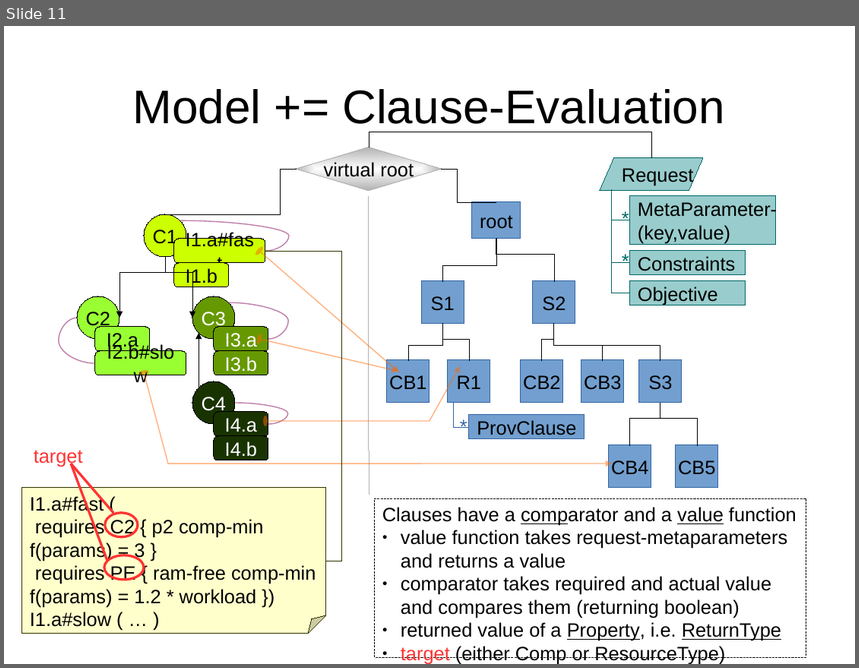
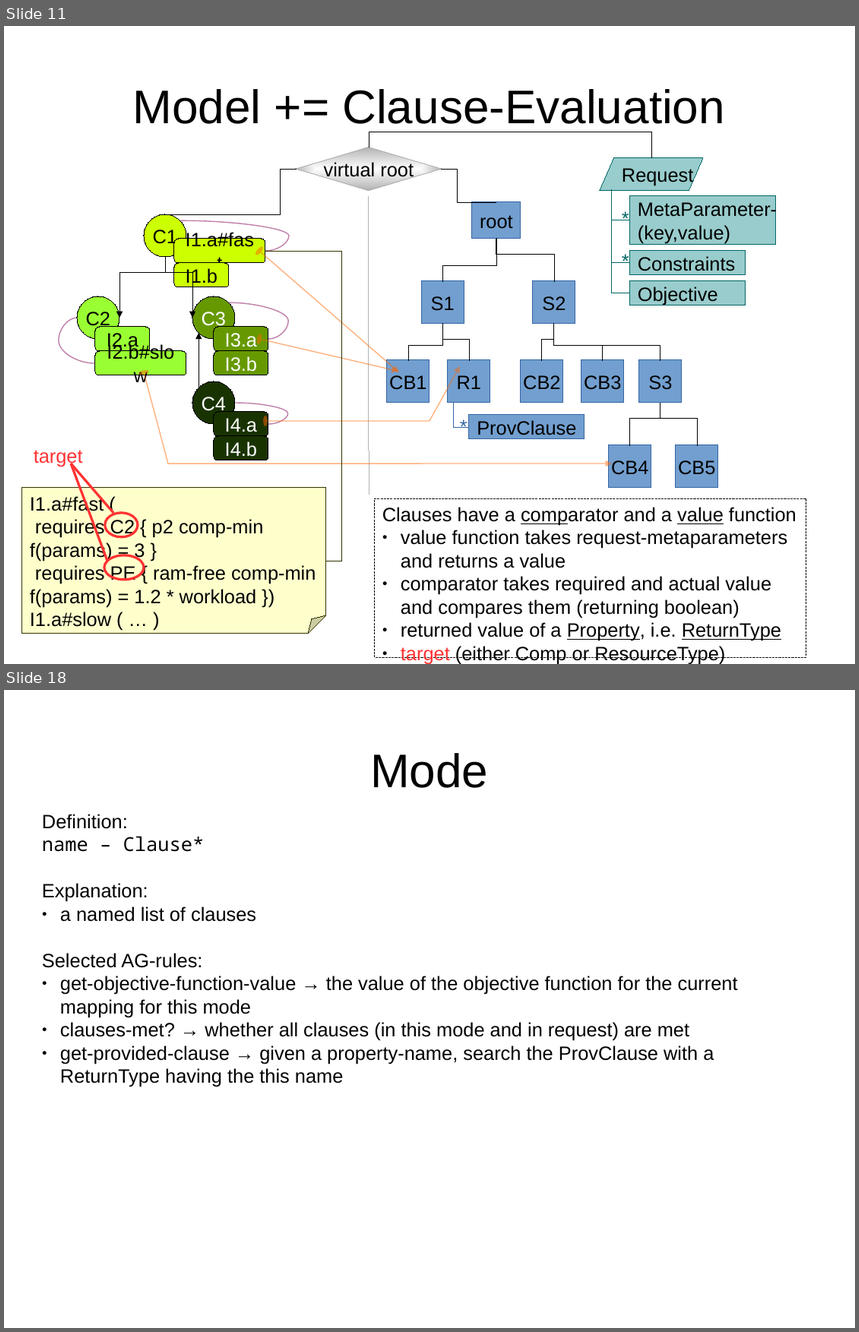
Before and after one commit to rene-schoene/racr-mquat, a slide deck: doc/the-model.odp. Shown one above the other, each under a label of ours: slide 11 before the commit, slides 11 and 18 after it; the slides between them are not shown. The pictures are 859x668 and 859x1332 pixels, drawn with LibreOffice and Linux fonts; fonts in the diff are those of the drawing. Boxes give left, top, right and bottom in pixels: in the first picture for what was removed or moved away, otherwise in the second. Text is boxed around its words. In the diff, an @@ line names an element or a change of style, - is before the commit and + after.

Commit message:
Begin with detailed docu of AST rules.

```diff
--- a/doc/the-model.odp
+++ b/doc/the-model.odp
@@ slide 18 added at [4, 690, 855, 1328], background #FFFFFF @@
@@ title added at [370, 753, 488, 788], 44 pt, text #000000 @@
+Mode
@@ text added at [42, 814, 738, 1087], 18 pt, text #000000 @@
+Definition:
+name – Clause*
+Explanation:
+● a named list of clauses
+Selected AG-rules:
+● get-objective-function-value → the value of the objective function for the current mapping for this mode
+● clauses-met? → whether all clauses (in this mode and in request) are met
+● get-provided-clause → given a property-name, search the ProvClause with a ReturnType having the this name
```
Also in this commit, not shown: 15 other slides added, 1 other file.
